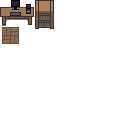
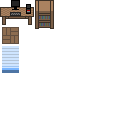
Revision of a layered (128, 128) image; what changed, layer by layer:
painted on "desk" over <box>2,19,28,73</box>
